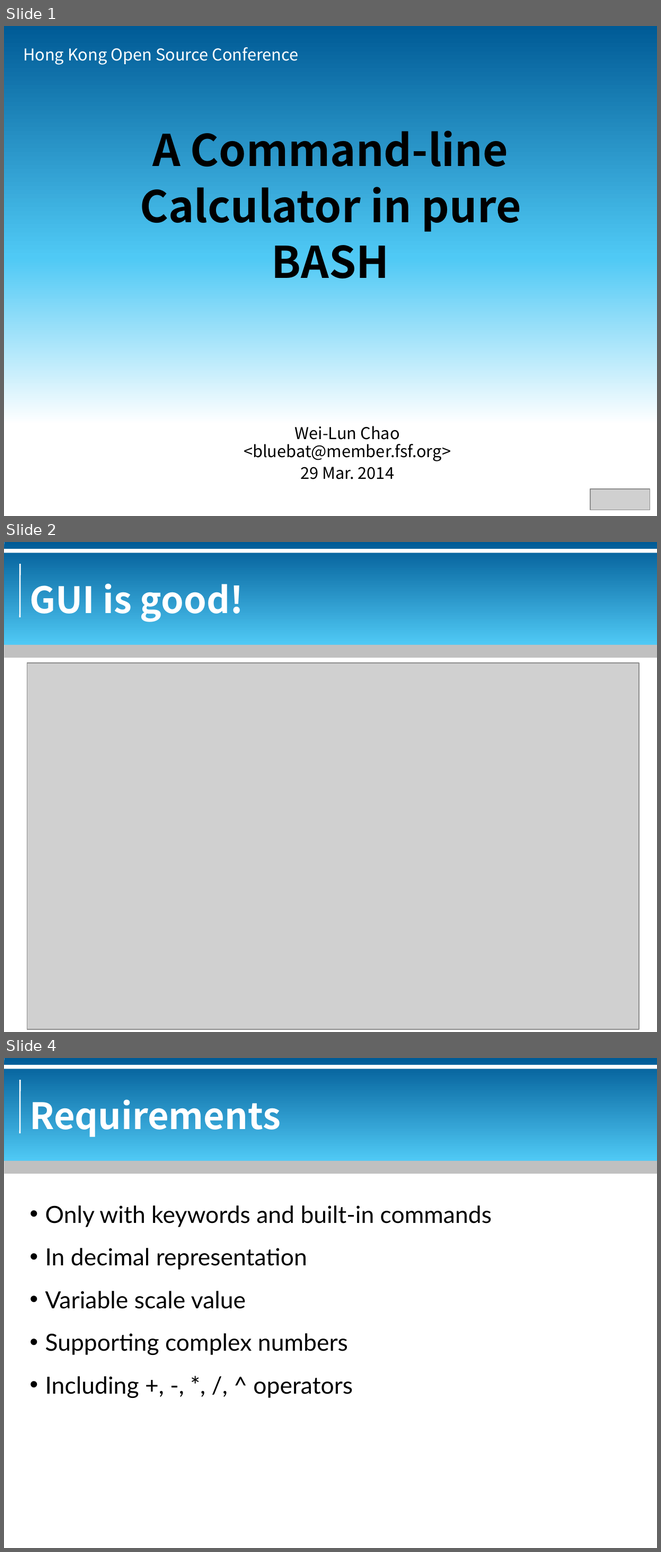
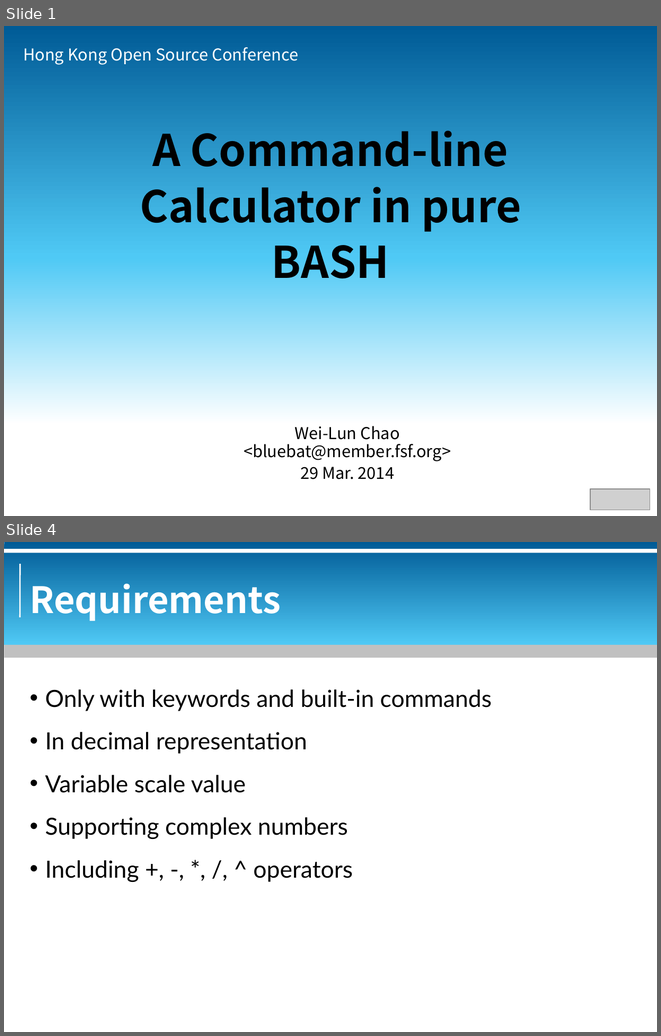
Before and after one commit to bluebat/.presentations, a slide deck: a-command-line-calculator-in-pure-bash.odp. Shown one above the other, each under a label of ours: slides 1, 2 and 4 before the commit, slides 1 and 4 after it; the slides between them are not shown. The pictures are 661x1552 and 661x1036 pixels, drawn with LibreOffice and Linux fonts; fonts in the diff are those of the drawing; grey boxes stand for pictures; background and template pictures are left out. Boxes give left, top, right and bottom in pixels: in the first picture for what was removed or moved away, otherwise in the second. Text is boxed around its words. In the diff, an @@ line names an element or a change of style, - is before the commit and + after.

```diff
--- a/a-command-line-calculator-in-pure-bash.odp
+++ b/a-command-line-calculator-in-pure-bash.odp
@@ slide 2 removed at [4, 542, 657, 1032], background #FFFFFF; not listed: 5 template elements that a slide beside it also shows @@
@@ title removed at [30, 583, 244, 622] @@
-GUI is good!
@@ picture removed at [27, 663, 639, 1029] @@
```
Also in this commit, not shown: 2 slides changed, 1 slide added, 1 other file.
